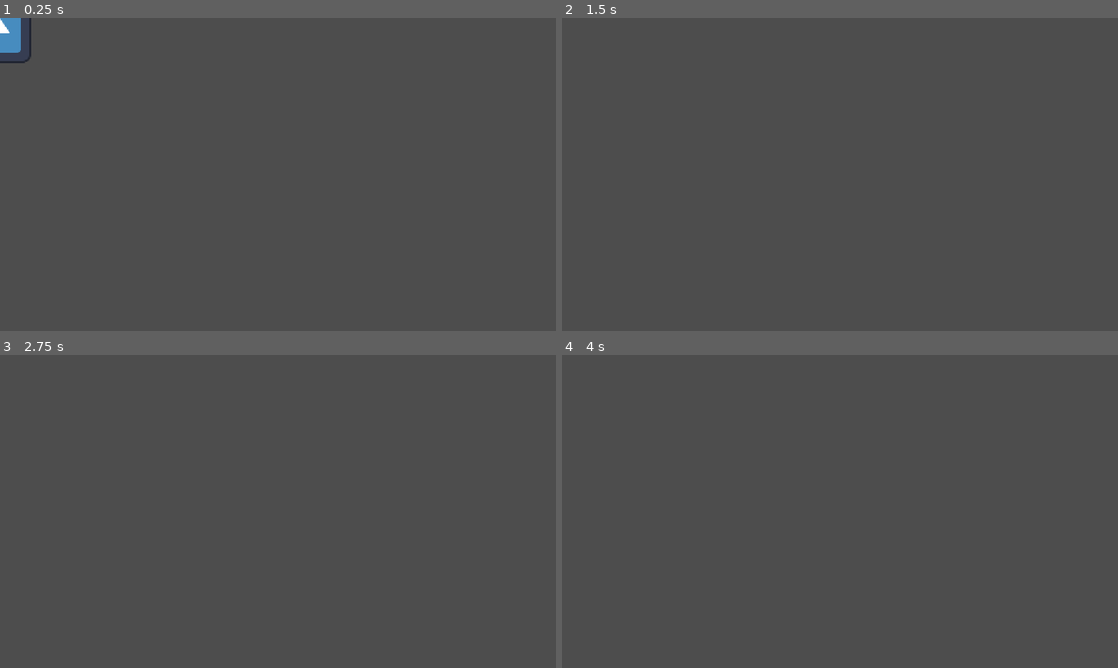
Above: before the commit, frames 1-4 (two rows, left to right).
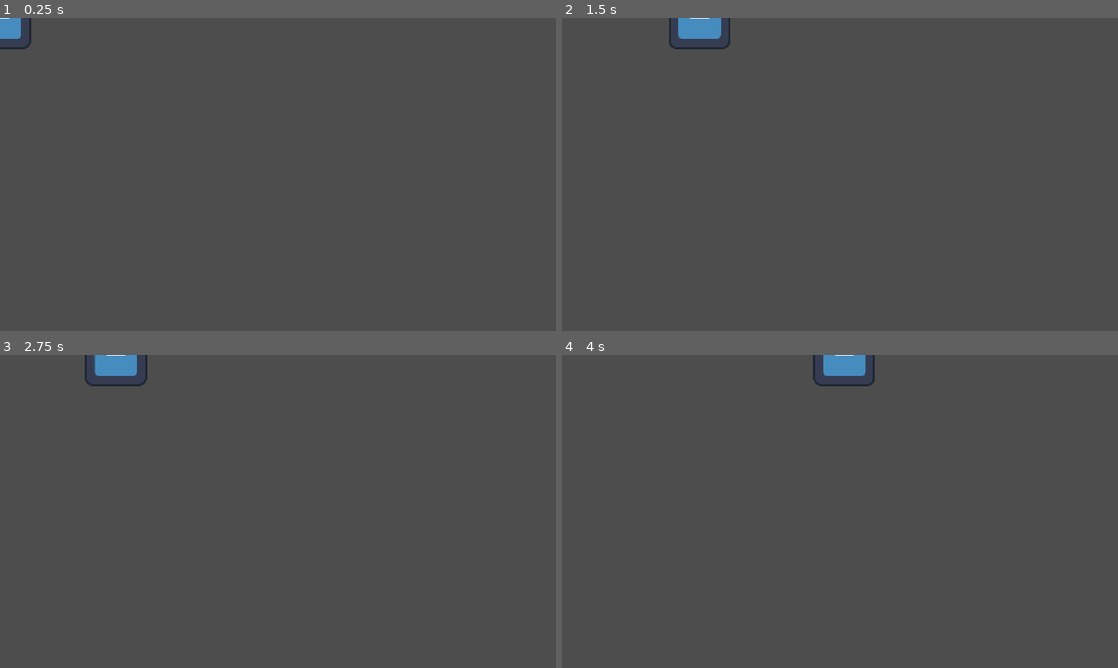
Above: after the commit, the same moments.

Repository: DanielDe8/Moonrunner
Game: Godot game, scene res://Scenes/Main.tscn
Same seed, same stepped clock (60 frames per second), same inputs: the game is played once before the commit and once after it. The engine's default icon, where the game draws it, is replaced by a stand-in: a white triangle on a blue panel in a dark square.
Inputs:
- Up to frame 1 (0.25 s): no input
- Up to frame 2 (1.5 s): tap Enter (ui_accept) at 0.5, 0.77 s; hold Right (ui_right) from 0.53 s (still down)
- Up to frame 3 (2.75 s): tap Enter (ui_accept) at 1.52 s; release Right (ui_right) at 2.03 s; hold Left (ui_left) from 2.03 s (still down)
- Up to frame 4 (4 s): release Left (ui_left) at 2.78 s; hold Right (ui_right) from 2.78 s (still down); tap Enter (ui_accept) at 3.02, 3.77 s

The runs differ from the first frame. In frame 1, 0.3% of the frame differs, in the area x 0-6%, y 0-15%; in frame 2, 0.7%; in frame 3, 0.7%; in frame 4, 0.7%, in the area x 45-57%, y 0-10%.

Commit message:
remove gravity from player

Diff:
--- a/Objects/Player.tscn
+++ b/Objects/Player.tscn
@@ -4,6 +4,7 @@
 [ext_resource type="Texture2D" uid="uid://u6ipfxc83v4x" path="res://Assets/icon.svg" id="2_n6db0"]
 
 [node name="Player" type="CharacterBody2D" unique_id=1788329522]
+motion_mode = 1
 script = ExtResource("1_8r7yd")
 
 [node name="Sprite2D" type="Sprite2D" parent="." unique_id=439105771]
--- a/Scripts/player.gd
+++ b/Scripts/player.gd
@@ -6,10 +6,6 @@
 
 
 func _physics_process(delta: float) -> void:
-	# Add the gravity.
-	if not is_on_floor():
-		velocity += get_gravity() * delta
-
 	# Handle jump.
 	if Input.is_action_just_pressed("ui_accept") and is_on_floor():
 		velocity.y = JUMP_VELOCITY
